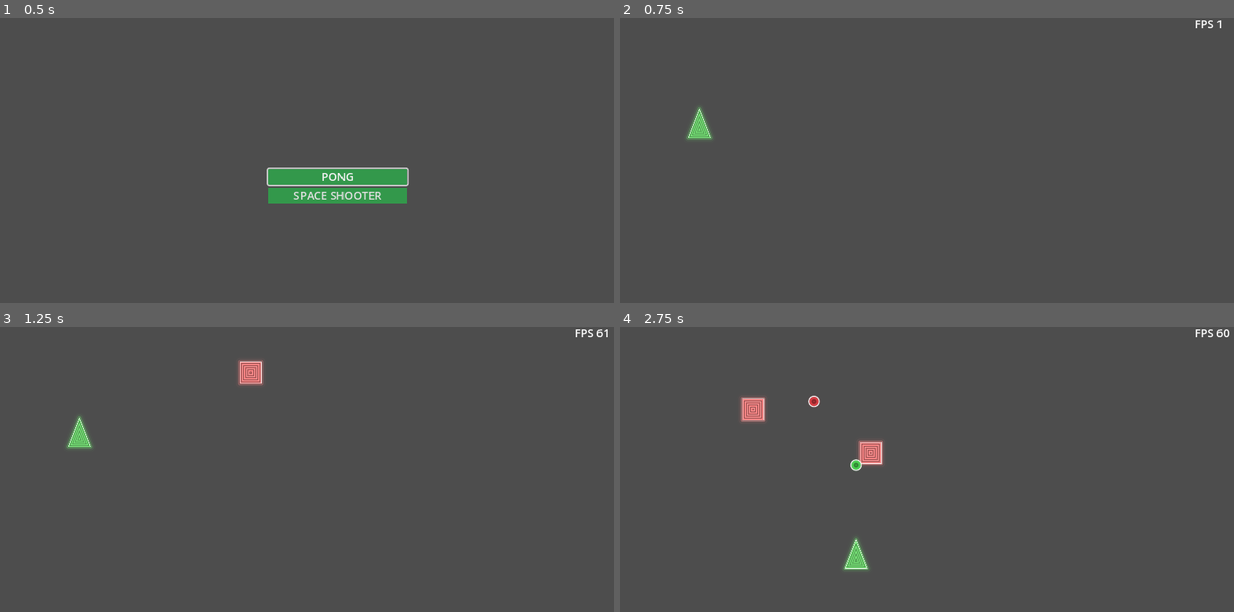
Above: before the commit, frames 1-4 (two rows, left to right).
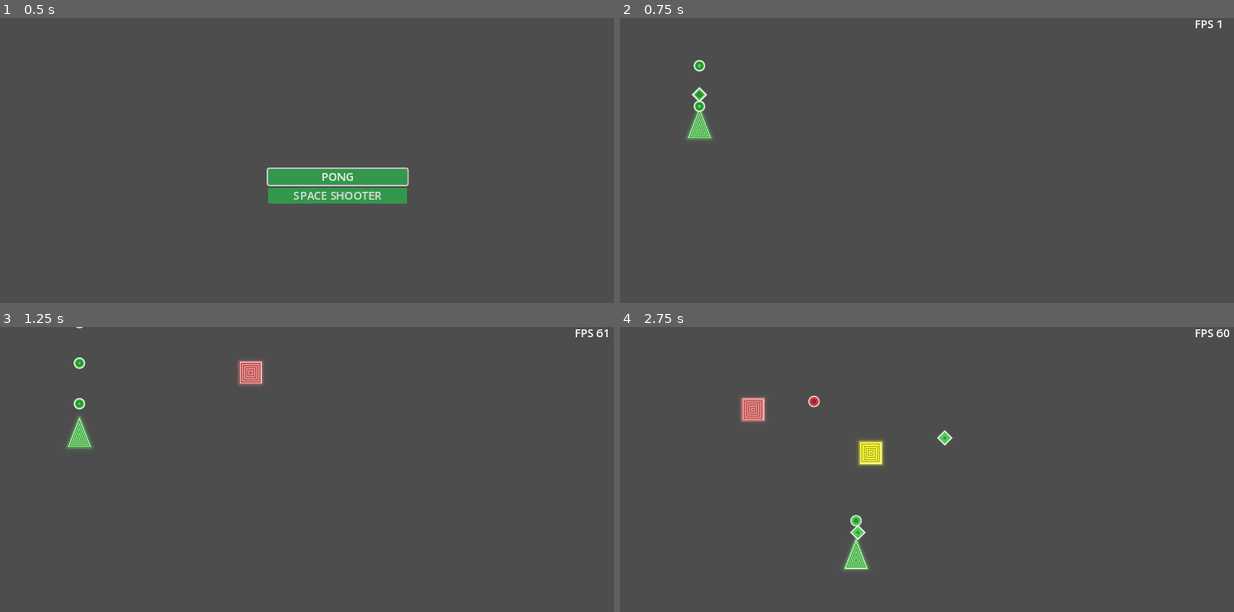
Above: after the commit, the same moments.

Repository: samsvp/godot-small-games
Game: Godot game, scene res://Scenes/main_menu.tscn
Same seed, same stepped clock (60 frames per second), same inputs: the game is played once before the commit and once after it.
Inputs:
- Up to frame 1 (0.5 s): no input
- Up to frame 2 (0.75 s): click "SPACE SHOOTER" at 0.5 s
- Up to frame 3 (1.25 s): no input
- Up to frame 4 (2.75 s): tap Enter (ui_accept) at 1.25, 2.27, 2.3, 2.57 s; hold Right (ui_right) 1.28-2.03 s; hold Enter (ui_accept) 1.28-2.03 s; hold Down (ui_down) from 2.03 s (still down); tap P at 2.1 s

Frame 1 is identical in both runs. In frame 2, 0.2% of the frame differs, in the area x 11-15%, y 14-33%; in frame 3, 0.1%; in frame 4, 0.6%, in the area x 37-55%, y 35-75%.

Commit message:
Added weapon 2, bullet tracker

Diff:
--- a/Scenes/SpaceShooter/player.tscn
+++ b/Scenes/SpaceShooter/player.tscn
@@ -1,10 +1,11 @@
-[gd_scene load_steps=8 format=3 uid="uid://danp3jjirvbv5"]
+[gd_scene load_steps=10 format=3 uid="uid://danp3jjirvbv5"]
 
 [ext_resource type="Shader" path="res://Shaders/SpaceShooter/Player.gdshader" id="1_ar7km"]
 [ext_resource type="Script" path="res://Scripts/SpaceShooter/player.gd" id="1_juu08"]
 [ext_resource type="Texture2D" uid="uid://ca2ut0ltvmq6m" path="res://Sprites/white.png" id="2_fe3gq"]
 [ext_resource type="Shader" path="res://Shaders/SpaceShooter/bullet.gdshader" id="4_qnl0s"]
 [ext_resource type="Script" path="res://Scripts/SpaceShooter/char_bullets.gd" id="5_qxqj4"]
+[ext_resource type="Shader" path="res://Shaders/SpaceShooter/tracker_bullet.gdshader" id="6_7lkgg"]
 
 [sub_resource type="ShaderMaterial" id="ShaderMaterial_icvk5"]
 shader = ExtResource("1_ar7km")
@@ -12,6 +13,10 @@
 
 [sub_resource type="ShaderMaterial" id="ShaderMaterial_378km"]
 shader = ExtResource("4_qnl0s")
+shader_parameter/bullet_color = null
+
+[sub_resource type="ShaderMaterial" id="ShaderMaterial_i6eop"]
+shader = ExtResource("6_7lkgg")
 shader_parameter/bullet_color = null
 
 [node name="Player" type="Area2D"]
@@ -30,7 +35,9 @@
 build_mode = 1
 polygon = PackedVector2Array(0, -35, 20, 35, -20, 35)
 
-[node name="PlayerBullets" type="Node2D" parent="."]
+[node name="Bullets" type="Node2D" parent="."]
+
+[node name="PlayerBullets" type="Node2D" parent="Bullets"]
 unique_name_in_owner = true
 material = SubResource("ShaderMaterial_378km")
 script = ExtResource("5_qxqj4")
@@ -40,14 +47,29 @@
 bullet_color = Color(0.305882, 0.843137, 0.329412, 1)
 collision_layer = 2
 
-[node name="PBulletTimer" type="Timer" parent="."]
+[node name="TrackerBullets" type="Node2D" parent="Bullets"]
+unique_name_in_owner = true
+material = SubResource("ShaderMaterial_i6eop")
+script = ExtResource("5_qxqj4")
+BULLET_COUNT = 20
+speed = 250.0
+bullet_color = Color(0.305882, 0.843137, 0.329412, 1)
+collision_layer = 2
+
+[node name="Timers" type="Node2D" parent="."]
+
+[node name="PBulletTimer" type="Timer" parent="Timers"]
 unique_name_in_owner = true
 
-[node name="HitPauseTimer" type="Timer" parent="."]
+[node name="HitPauseTimer" type="Timer" parent="Timers"]
 unique_name_in_owner = true
 process_mode = 3
 
+[node name="TrackerBulletTimer" type="Timer" parent="Timers"]
+unique_name_in_owner = true
+
 [connection signal="area_entered" from="." to="." method="_on_area_entered"]
 [connection signal="body_shape_entered" from="." to="." method="_on_body_shape_entered"]
-[connection signal="timeout" from="PBulletTimer" to="." method="_on_p_bullet_timer_timeout"]
-[connection signal="timeout" from="HitPauseTimer" to="." method="_on_hit_pause_timer_timeout"]
+[connection signal="timeout" from="Timers/PBulletTimer" to="." method="_on_p_bullet_timer_timeout"]
+[connection signal="timeout" from="Timers/HitPauseTimer" to="." method="_on_hit_pause_timer_timeout"]
+[connection signal="timeout" from="Timers/TrackerBulletTimer" to="." method="_on_tracker_bullet_timer_timeout"]
--- a/Scenes/SpaceShooter/space_shooter_main.tscn
+++ b/Scenes/SpaceShooter/space_shooter_main.tscn
@@ -13,9 +13,10 @@
 basic_enemy_scene = ExtResource("4_fkank")
 spin_enemy_scene = ExtResource("3_15ira")
 
-[node name="Player" parent="." instance=ExtResource("1_y6e5n")]
+[node name="Player" parent="." node_paths=PackedStringArray("EnemiesNode") instance=ExtResource("1_y6e5n")]
 unique_name_in_owner = true
 position = Vector2(113, 152)
+EnemiesNode = NodePath("../Enemies")
 
 [node name="Character" type="Node2D" parent="."]
 unique_name_in_owner = true
@@ -36,5 +37,8 @@
 offset_right = 901.0
 offset_bottom = 30.0
 
+[node name="Enemies" type="Node2D" parent="."]
+unique_name_in_owner = true
+
 [connection signal="timeout" from="BasicEnemyTimer" to="." method="_on_basic_enemy_timer_timeout"]
 [connection signal="timeout" from="RotatingEnemyTimer" to="." method="_on_rotating_enemy_timer_timeout"]
--- a/Scripts/SpaceShooter/char_bullets.gd
+++ b/Scripts/SpaceShooter/char_bullets.gd
@@ -2,14 +2,17 @@
 
 class_name CharBullet
 
+@onready var bullet_image = preload("res://Sprites/white.png")
+
 @export var BULLET_COUNT: int = 100
-@onready var bullet_image = preload("res://Sprites/white.png")
 @export var speed := 10.0
 @export var sprite_scale := 0.2
 @export var bullet_color: Color
 @export var collision_layer: int = 1
+
 var bullet_array: BulletArray
 var stop := false
+
 
 # Called when the node enters the scene tree for the first time.
 func _ready():
--- a/Scripts/SpaceShooter/player.gd
+++ b/Scripts/SpaceShooter/player.gd
@@ -4,15 +4,21 @@
 
 extends Area2D
 
+@onready var bullets: CharBullet = %PlayerBullets
+@onready var tracker_bullets: CharBullet = %TrackerBullets
+@onready var bullet_timer: Timer = %PBulletTimer
+@onready var tracker_bullet_timer: Timer = %TrackerBulletTimer
+@onready var hit_timer: Timer = %HitPauseTimer
+
+@export var EnemiesNode :Node2D
 @export var SPEED := 300
 @export var current_health = 5
 @export var shooting_period := 0.5
-@onready var bullets: CharBullet = %PlayerBullets
-@onready var bullet_timer: Timer = %PBulletTimer
-@onready var hit_timer: Timer = %HitPauseTimer
 @export var color := Color(0.5, 0.95, 0.5)
 @export var hit_color := Color(1.0, 1.0, 1.0)
+
 var can_shoot := true
+var can_shoot_tracker := true
 var smaterial: Material
 
 
@@ -27,10 +33,33 @@
 		self.position, input_direction, SPEED, delta
 	)
 
-	if Input.is_action_pressed("ui_accept") and self.can_shoot:
+	if self.can_shoot:
 		self.bullets.shoot(self.position, Vector2.UP)
 		self.can_shoot = false
 		self.bullet_timer.start(self.shooting_period)
+	if self.can_shoot_tracker and EnemiesNode != null:
+		self.shoot_tracker_bullets()
+		self.can_shoot_tracker = false
+		self.tracker_bullet_timer.start(10 * self.shooting_period)
+
+
+func shoot_tracker_bullets():
+	var target := Vector2.UP
+	var min_dist := INF
+	for enemy: Node2D in EnemiesNode.get_children():
+		# enemy has already been defeated
+		if enemy.bullets.stop == true:
+			continue
+
+		var dv = enemy.position - self.position
+		var dist := dv.length_squared()
+		# add a little randomness so that it doesn't always tracks
+		# the closest enemy
+		if dist < min_dist and (target == Vector2.UP or randf() < 0.6):
+			min_dist = dist
+			target = dv
+
+	self.tracker_bullets.shoot(self.position, target)
 
 
 func take_damage(damage: int) -> void:
@@ -52,6 +81,10 @@
 	self.can_shoot = true
 
 
+func _on_tracker_bullet_timer_timeout():
+	self.can_shoot_tracker = true
+
+
 func _on_area_entered(area):
 	self.take_damage(1)
 
--- a/Scripts/SpaceShooter/space_shooter_main.gd
+++ b/Scripts/SpaceShooter/space_shooter_main.gd
@@ -2,15 +2,17 @@
 
 @export var basic_enemy_scene: PackedScene
 @export var basic_enemy_max_count: int = 5
-var basic_enemy_current_count: int = 0
-
 @export var spin_enemy_scene: PackedScene
 @export var spin_enemy_max_count: int = 2
+
+var basic_enemy_current_count: int = 0
 var spin_enemy_current_count: int = 0
 
 @onready var basic_enemy_timer := %BasicEnemyTimer
 @onready var spin_enemy_timer := %RotatingEnemyTimer
 @onready var Player := %Player
+@onready var EnemiesNode := %Enemies
+
 
 # Called when the node enters the scene tree for the first time.
 func _ready():
@@ -32,7 +34,7 @@
 
 	var enemy_scene = pscene.instantiate()
 	enemy_scene.Player = Player
-	add_child(enemy_scene)
+	EnemiesNode.add_child(enemy_scene)
 	timer.start(t)
 	return current_count + 1
 
--- /dev/null
+++ b/Shaders/SpaceShooter/tracker_bullet.gdshader
@@ -0,0 +1,29 @@
+shader_type canvas_item;
+
+uniform vec3 bullet_color;
+
+float ndot(vec2 a, vec2 b ) { return a.x*b.x - a.y*b.y; }
+float sdf_rhombus(vec2 position, vec2 diags)
+{
+	position = abs(position);
+	float h = clamp( ndot(diags - 2.0 * position,diags) / dot(diags,diags),
+					 -1.0,
+					  1.0 );
+    float d = length( position - 0.5 * diags * vec2(1.0-h,1.0+h) );
+    return d * sign( position.x * diags.y + position.y * diags.x - diags.x * diags.y );
+}
+
+void fragment()
+{
+	float x = 2.0 * (UV.x - 0.5);
+	float y = 2.0 * (0.5 - UV.y);
+	vec2 uv = vec2(x, y);
+
+	float d = sdf_rhombus( uv, vec2(0.8) );
+	float alpha = pow(1.0 - d, 15.0);
+	vec3 col = bullet_color;
+	col *= 0.8 + 0.2 * cos(10.0 * d + TIME);
+	col = mix( col, vec3(1.0), 1.0-smoothstep(0.0,0.2,abs(d)) );
+
+	COLOR = vec4(col, alpha);
+}
Not shown, added: ImagesReadme/bh_basicbullets.png.import
Not shown, added: ImagesReadme/bh_bluebullets.png.import
Not shown, added: ImagesReadme/bh_crossbullets.png.import
Not shown, added: ImagesReadme/bh_enemy1.png.import
Not shown, added: ImagesReadme/bh_enemy2.png.import
Not shown, added: ImagesReadme/bh_enemy3.png.import
Not shown, added: ImagesReadme/bh_enemy4.png.import
Not shown, added: ImagesReadme/bh_firebullets.png.import
Not shown, added: ImagesReadme/bh_redbullets.png.import
Not shown, added: ImagesReadme/bh_shotgunbullets.png.import
Not shown, added: ImagesReadme/bh_trackerbullets.png.import
Not shown, added: ImagesReadme/snake.png.import
(and 1 more such lines)
